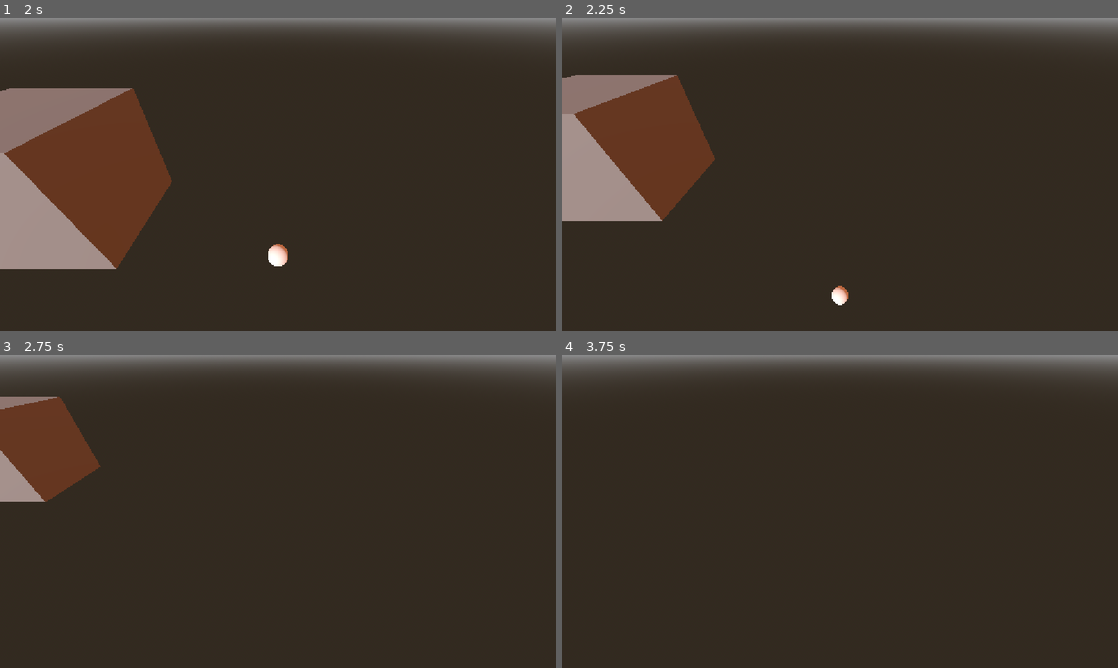
Above: before the commit, frames 1-4 (two rows, left to right).
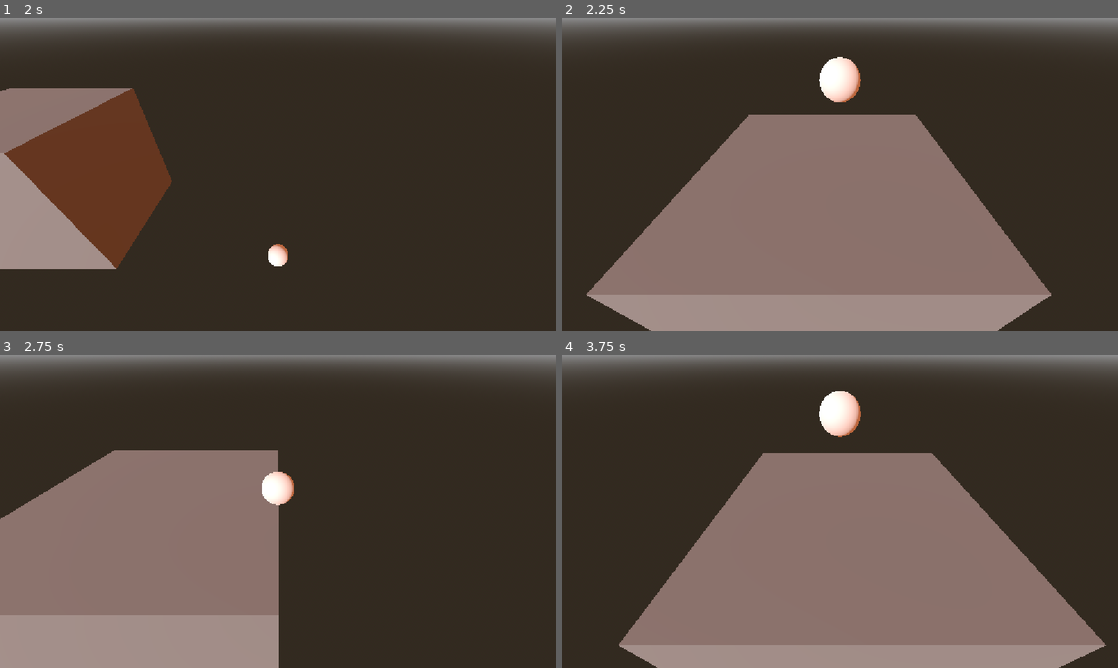
Above: after the commit, the same moments.

Repository: DestroyerMob/rolypoly
Game: Godot game, scene res://scenes/test_scene.tscn
Two runs of this game, one before a commit and one after it. Both use one fixed random seed, a clock stepped at 60 frames per second and the inputs below.
Inputs:
- Up to frame 1 (2 s): hold D (right) 0.53-1.28 s; tap Space (jump) at 0.77, 1.52 s; hold S (backward) from 1.28 s (still down)
- Up to frame 2 (2.25 s): release S (backward) at 2.03 s; hold D (right) from 2.03 s (still down)
- Up to frame 3 (2.75 s): keep holding D (right)
- Up to frame 4 (3.75 s): release D (right) at 2.78 s; hold W (forward) 2.78-3.53 s; tap Space (jump) at 3.02 s; hold A (left) from 3.53 s (still down)

Frame 1 is identical in both runs. In frame 2, 53% of the frame differs, in the area x 0-88%, y 12-100%; in frame 3, 37%; in frame 4, 43%.

Commit message:
Restart scene when falling off platform

Diff:
--- /dev/null
+++ b/scenes/death_zone.tscn
@@ -0,0 +1,13 @@
+[gd_scene format=3 uid="uid://13eepn7as43i"]
+
+[ext_resource type="Script" uid="uid://uvbxldb0soic" path="res://scripts/death_zone.gd" id="1_orvjg"]
+
+[sub_resource type="WorldBoundaryShape3D" id="WorldBoundaryShape3D_be312"]
+
+[node name="DeathZone" type="Area3D" unique_id=1645222076]
+script = ExtResource("1_orvjg")
+
+[node name="CollisionShape3D" type="CollisionShape3D" parent="." unique_id=26890941]
+shape = SubResource("WorldBoundaryShape3D_be312")
+
+[connection signal="body_entered" from="." to="." method="_on_body_entered"]
--- a/scenes/test_scene.tscn
+++ b/scenes/test_scene.tscn
@@ -2,6 +2,7 @@
 
 [ext_resource type="Script" uid="uid://djp4yg53u5qk6" path="res://scripts/camera.gd" id="1_j8ivh"]
 [ext_resource type="PackedScene" uid="uid://djiilbxcqnx2h" path="res://packed_scenes/player.tscn" id="2_j8ivh"]
+[ext_resource type="PackedScene" uid="uid://13eepn7as43i" path="res://scenes/death_zone.tscn" id="3_nd71p"]
 
 [sub_resource type="BoxShape3D" id="BoxShape3D_vtqdj"]
 
@@ -21,6 +22,9 @@
 ambient_light_energy = 0.5
 
 [node name="Scene" type="Node3D" unique_id=494819204]
+
+[node name="DeathZone" parent="." unique_id=1645222076 instance=ExtResource("3_nd71p")]
+transform = Transform3D(1, 0, 0, 0, 1, 0, 0, 0, 1, 0, -6.0516887, 0)
 
 [node name="Camera3D" type="Camera3D" parent="." unique_id=213024848]
 transform = Transform3D(1, 0, 0, 0, 0.7867442, 0.6172792, 0, -0.6172792, 0.7867442, 0, 3.3262951, 5.343068)
--- /dev/null
+++ b/scripts/death_zone.gd
@@ -0,0 +1,6 @@
+extends Area3D
+
+#On death restart scene
+func _on_body_entered(body: Node3D) -> void:
+	if body is Player:
+		get_tree().reload_current_scene()
Not shown, added: scripts/death_zone.gd.uid
